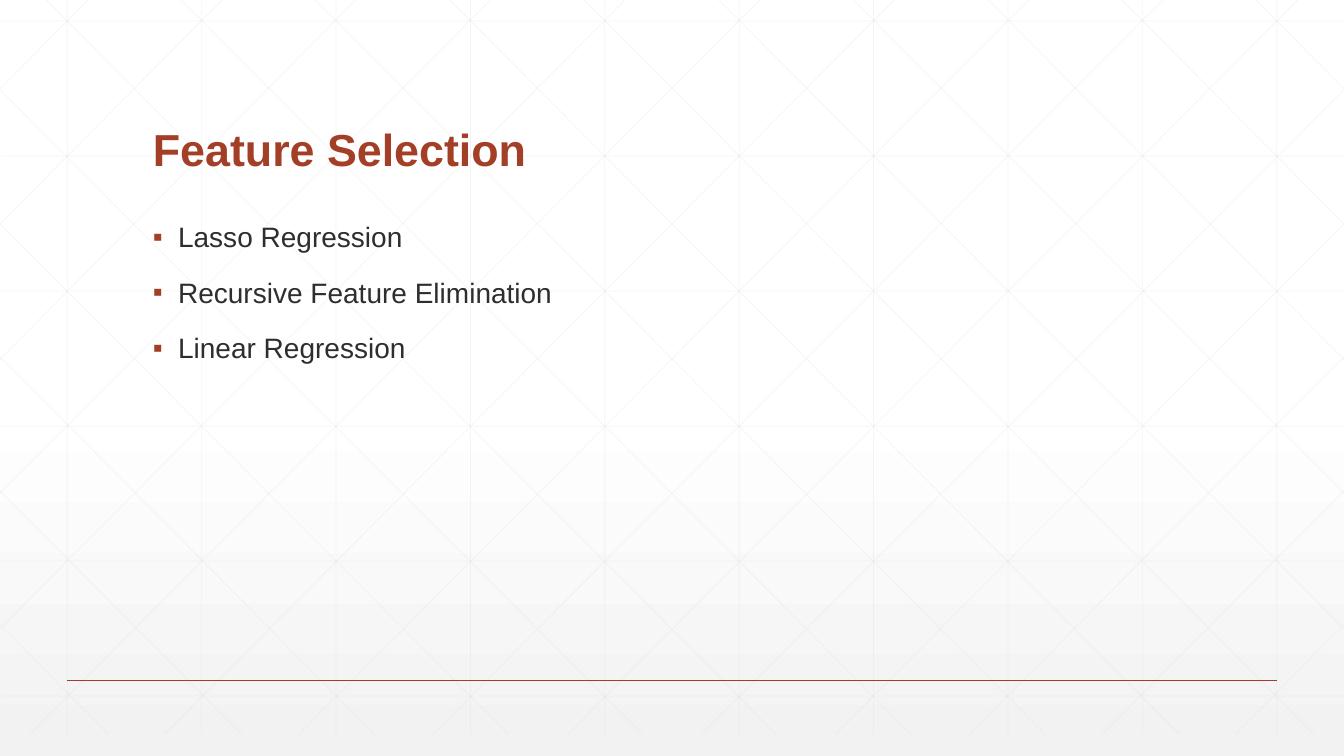
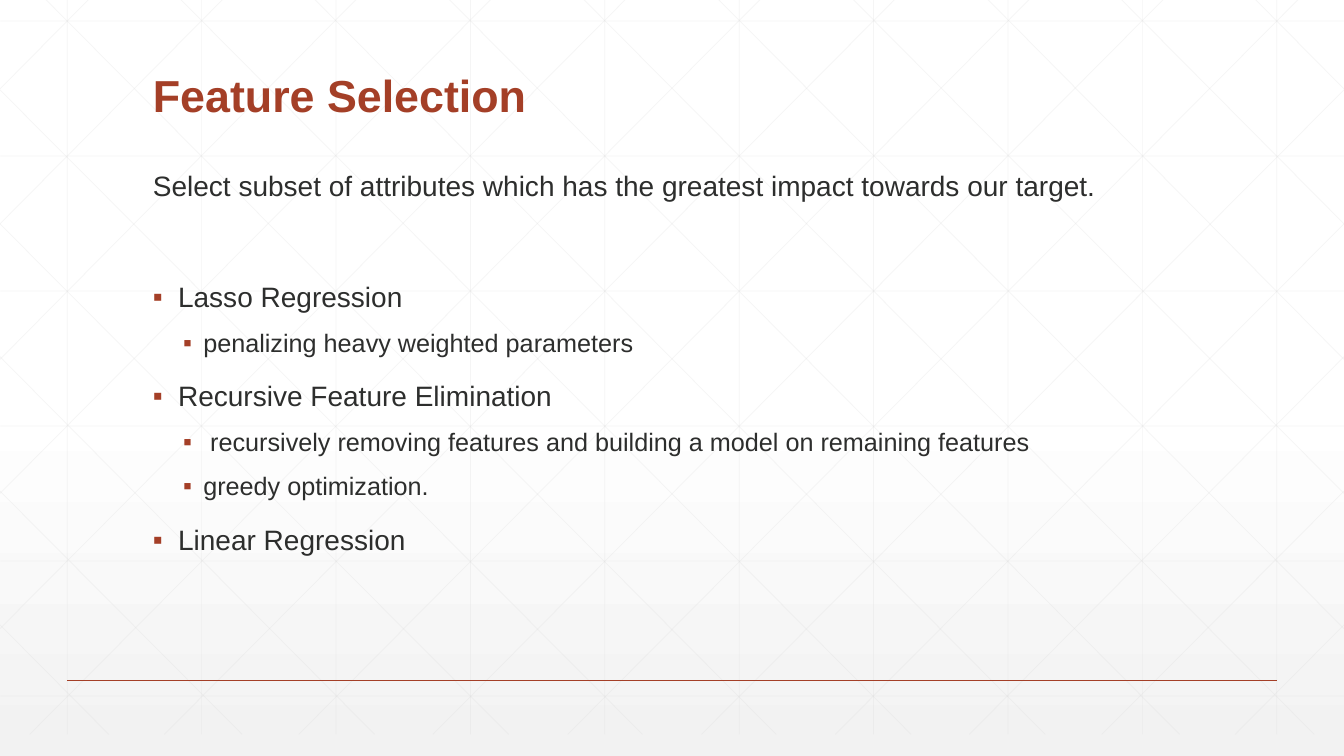
Before and after one commit to vishalsatam/PredictiveModellingOnFreddieMacLoans, a slide deck: slide 12 of Team1_Presentation.pptx (slide 4 before the commit). Drawn at 1344x756 pixels with LibreOffice and Linux fonts; fonts in the diff are those of the drawing. Boxes give left, top, right and bottom in pixels: in the first picture for what was removed or moved away, otherwise in the second. Text is boxed around its words. In the diff, an @@ line names an element or a change of style, - is before the commit and + after.

```diff
--- a/Team1_Presentation.pptx
+++ b/Team1_Presentation.pptx
@@ title "Feature Selection": place and size @@
-title "Feature Selection" at [153,133,526,167]
+title "Feature Selection" at [153,79,526,113]
@@ text added at [153,175,1095,555], 20 pt, text #2D2E2D @@
+Select subset of attributes which has the greatest impact towards our target.
+▪ Lasso Regression
+  ▪ penalizing heavy weighted parameters
+▪ Recursive Feature Elimination
+  ▪ recursively removing features and building a model on remaining features
+  ▪ greedy optimization.
+▪ Linear Regression
@@ text removed at [178,226,552,363] @@
-▪ Lasso Regression
-▪ Recursive Feature Elimination
-▪ Linear Regression
```
Also in this commit, not shown: 3 other slides changed, 17 slides added, 4 slides removed.
